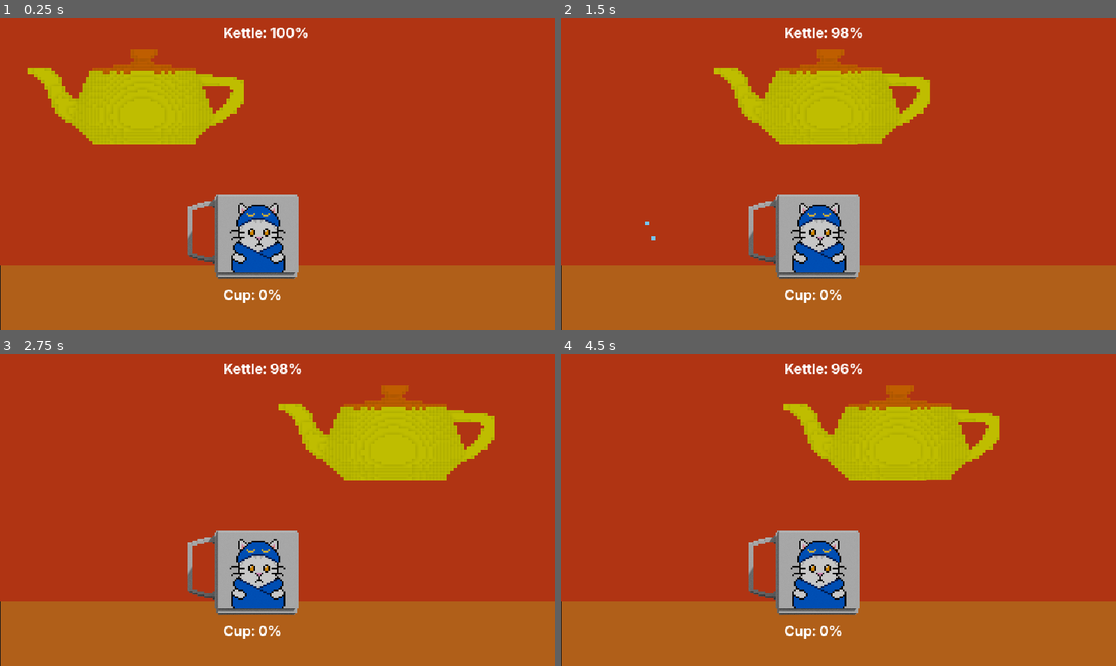
Above: before the commit, frames 1-4 (two rows, left to right).
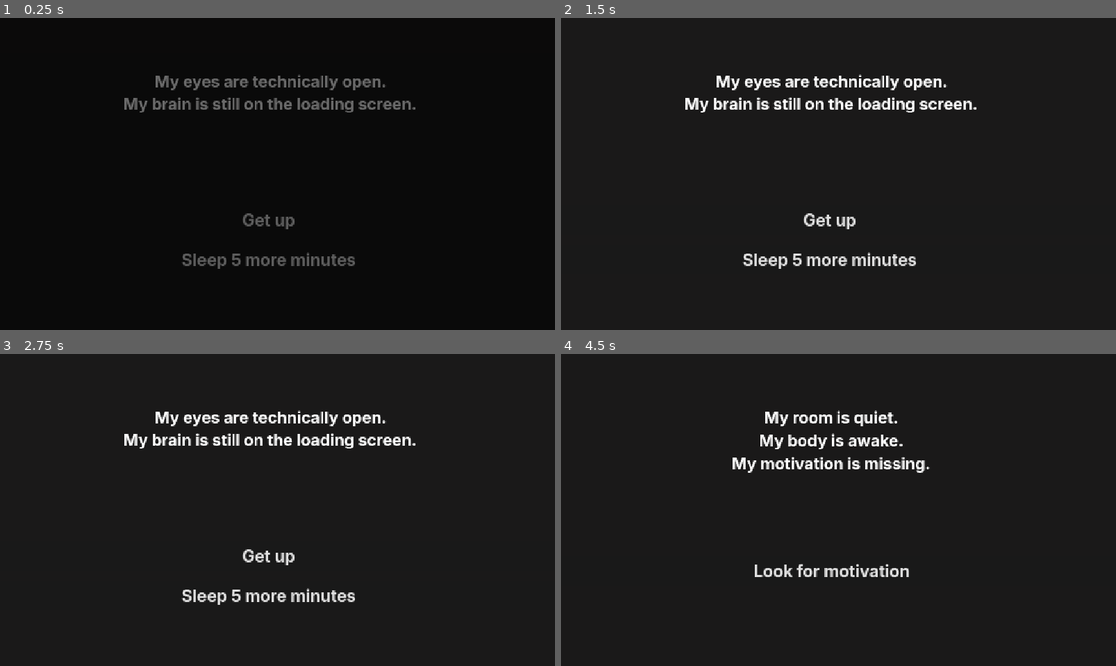
Above: after the commit, the same moments.

Repository: yaroslavprotsenko/GotodAssigment
Game: Godot game, scene res://game.tscn
Two runs of this game, one before a commit and one after it. Both use one fixed random seed, a clock stepped at 60 frames per second and the inputs below. Sound files missing from this copy of the repository are replaced by a short silence.
Inputs (mouse positions are in pixels of both pictures, inside the frame that each line leads up to):
- Up to frame 1 (0.25 s): no input
- Up to frame 2 (1.5 s): tap Enter at 0.5 s; move the mouse to (960, 158) at 0.52 s; hold D (turn_right) 0.53-1.28 s; tap Q at 0.6, 1.35 s; click (960, 158) at 0.67 s; tap Space at 0.77 s; move the mouse to (727, 189) at 1.27 s; hold S (move_backward) from 1.28 s (still down); click (727, 189) at 1.42 s
- Up to frame 3 (2.75 s): tap Space at 1.52 s; move the mouse to (333, 441) at 2.02 s; release S (move_backward) at 2.03 s; hold D (turn_right) from 2.03 s (still down); tap Q at 2.1 s; click (333, 441) at 2.17 s
- Up to frame 4 (4.5 s): move the mouse to (810, 572) at 2.77 s; release D (turn_right) at 2.78 s; hold W (move_forward) 2.78-3.53 s; tap Q at 2.85, 3.6 s; click (810, 572) at 2.92 s; tap Space at 3.02, 3.77 s; move the mouse to (1005, 556) at 3.52 s; hold A (turn_left) 3.53-4.25 s; click (1005, 556) at 3.67 s; click (832, 581) at 4.25 s, where only the run after the commit has a clickable "Pretend this is easy"

The runs differ from the first frame. In frame 1, 100% of the frame differs, in the area x 0-100%, y 0-100%; in frame 2, 100%; in frame 3, 100%; in frame 4, 100%.

Commit message:
Final Commit

Diff:
--- a/mygodotgame/3dScene.tscn
+++ b/mygodotgame/3dScene.tscn
@@ -15,7 +15,9 @@
 [ext_resource type="ArrayMesh" uid="uid://c0xo1tbxhcsqi" path="res://Models/3D Models/Window.obj" id="11_bqvq7"]
 [ext_resource type="ArrayMesh" uid="uid://cagwcdspsp3pw" path="res://Models/3D Models/floor.obj" id="13_pl84n"]
 [ext_resource type="ArrayMesh" uid="uid://dqwygoh6q3upk" path="res://Models/3D Models/teapot.obj" id="14_e4l38"]
+[ext_resource type="Script" uid="uid://d17cppmg44t5m" path="res://static_body_3d_13.gd" id="15_6h55m"]
 [ext_resource type="ArrayMesh" uid="uid://6k66npsxj3lg" path="res://Models/3D Models/Soup.obj" id="16_4ttdh"]
+[ext_resource type="PackedScene" uid="uid://c7q71mwjhkcy2" path="res://tea_mini_game.tscn" id="16_fkcd1"]
 [ext_resource type="ArrayMesh" uid="uid://0qud3xxb7ru7" path="res://Models/3D Models/Draw.obj" id="17_8whed"]
 [ext_resource type="ArrayMesh" uid="uid://bs7mbweetsgxd" path="res://Models/3D Models/Micro.obj" id="18_k15lg"]
 [ext_resource type="ArrayMesh" uid="uid://ccjkn7l5yq6md" path="res://Models/3D Models/untitled.obj" id="19_6spbj"]
@@ -24,6 +26,7 @@
 [ext_resource type="ArrayMesh" uid="uid://dk0vd7nvao3g4" path="res://Models/3D Models/Door.obj" id="22_5n1xt"]
 [ext_resource type="ArrayMesh" uid="uid://ctjvq2fys07iq" path="res://Models/3D Models/breadcutter.obj" id="23_6yshd"]
 [ext_resource type="ArrayMesh" uid="uid://s76qsb2ihljq" path="res://Models/3D Models/breadcutter2.obj" id="24_uwymm"]
+[ext_resource type="Script" uid="uid://d3uogs1e76q7f" path="res://door_interaction.gd" id="25_q0rd7"]
 [ext_resource type="ArrayMesh" uid="uid://dd3xjodk25dei" path="res://Models/3D Models/wall_instruments.obj" id="25_uwymm"]
 [ext_resource type="ArrayMesh" uid="uid://dyntqscqmycno" path="res://Models/3D Models/SHelf.obj" id="26_82ank"]
 [ext_resource type="ArrayMesh" uid="uid://f7g2q7vbwf4f" path="res://Models/3D Models/kilim.obj" id="27_4lrhb"]
@@ -97,11 +100,16 @@
 tonemap_mode = 3
 tonemap_exposure = 0.9
 tonemap_white = 1.85
-glow_enabled = true
 glow_intensity = 1.25
+
+[sub_resource type="BoxShape3D" id="BoxShape3D_kpglc"]
+size = Vector3(6.113159, 5.423462, 4.317627)
 
 [sub_resource type="BoxShape3D" id="BoxShape3D_li844"]
 size = Vector3(1.3139648, 0.82177734, 1)
+
+[sub_resource type="BoxShape3D" id="BoxShape3D_0i16e"]
+size = Vector3(1, 2.9160767, 0.73828125)
 
 [sub_resource type="BoxShape3D" id="BoxShape3D_fbejd"]
 size = Vector3(1.215, 1.575, 1)
@@ -423,9 +431,19 @@
 transform = Transform3D(6.115, 0, 0, 0, 6.115, 0, 0, 0, 6.115, -0.55420715, -0.6391783, -1.6626818)
 mesh = ExtResource("13_pl84n")
 
-[node name="Teapot" type="MeshInstance3D" parent="." unique_id=374487787]
+[node name="StaticBody3D13" type="StaticBody3D" parent="." unique_id=12422190 node_paths=PackedStringArray("right_mouse_image", "door_object")]
 transform = Transform3D(-0.08300264, 0, -0.118893065, 0, 0.145, 0, 0.118893065, 0, -0.08300264, 4.9165063, 1.9647927, 0.9445858)
+script = ExtResource("15_6h55m")
+right_mouse_image = NodePath("../UI/RightMouseImage")
+mini_game_scene = ExtResource("16_fkcd1")
+door_object = NodePath("../StaticBody3D14")
+
+[node name="Teapot" type="MeshInstance3D" parent="StaticBody3D13" unique_id=374487787]
 mesh = ExtResource("14_e4l38")
+
+[node name="CollisionShape3D" type="CollisionShape3D" parent="StaticBody3D13" unique_id=320615880]
+transform = Transform3D(1, 0, 0, 0, 1, 0, 0, 0, 1, -0.22466183, 2.21173, 0.0057353973)
+shape = SubResource("BoxShape3D_kpglc")
 
 [node name="Soup" type="MeshInstance3D" parent="." unique_id=1416547475]
 transform = Transform3D(-0.9363478, 0, 0.35107356, 0, 1, 0, -0.35107356, 0, -0.9363478, -2.2550626, 2.0822973, -5.2957625)
@@ -434,7 +452,7 @@
 [node name="StaticBody3D12" type="StaticBody3D" parent="." unique_id=822497272 node_paths=PackedStringArray("right_mouse_image", "bottom_text_object")]
 transform = Transform3D(-9.185406e-08, 1, 0, -2.101376, -4.371139e-08, 0, 0, 0, 2.3612173, -6.406304, 4.698725, -0.034256577)
 script = ExtResource("30_b2mbx")
-right_mouse_image = NodePath("../UI/TextureRect")
+right_mouse_image = NodePath("../UI/RightMouseImage")
 bottom_text_object = NodePath("../UI/Painting")
 
 [node name="Draw" type="MeshInstance3D" parent="StaticBody3D12" unique_id=1905398601]
@@ -461,9 +479,20 @@
 transform = Transform3D(0.06887143, 0, -0.52046293, 0, 0.5249999, 0, 0.52046293, 0, 0.06887143, -5.4669027, 2.3305185, -2.503533)
 mesh = ExtResource("21_5n1xt")
 
-[node name="Door" type="MeshInstance3D" parent="." unique_id=1401133929]
+[node name="StaticBody3D14" type="StaticBody3D" parent="." unique_id=1258659618 node_paths=PackedStringArray("right_mouse_image", "before_tea_text_object", "black_screen", "ending_label")]
 transform = Transform3D(-1.955523, 0, -2.1063917e-07, 0, 1.9987566, 0, 2.9527575e-07, 0, -1.3950001, -1.1760488, -0.014239937, 4.555029)
+script = ExtResource("25_q0rd7")
+right_mouse_image = NodePath("../UI/RightMouseImage")
+before_tea_text_object = NodePath("../UI/DoorBeforeTeaText")
+black_screen = NodePath("../UI/BlackScreen")
+ending_label = NodePath("../UI/EndingLabel")
+
+[node name="Door" type="MeshInstance3D" parent="StaticBody3D14" unique_id=1401133929]
 mesh = ExtResource("22_5n1xt")
+
+[node name="CollisionShape3D" type="CollisionShape3D" parent="StaticBody3D14" unique_id=606798496]
+transform = Transform3D(1, 0, 0, 0, 1, 0, 0, 0, 1, 0, 0.95803845, -0.16894531)
+shape = SubResource("BoxShape3D_0i16e")
 
 [node name="Breadcutter" type="MeshInstance3D" parent="." unique_id=2034673299]
 transform = Transform3D(1, 0, 0, 0, 0.19589475, -0.9806249, 0, 0.9806249, 0.19589475, 5.434817, 2.569733, -1.7480469)
@@ -508,7 +537,7 @@
 [node name="StaticBody3D3" type="StaticBody3D" parent="." unique_id=167705422 node_paths=PackedStringArray("right_mouse_image", "bottom_text_object")]
 transform = Transform3D(0.12853765, 0, 0.019444074, 0, 0.13, 0, -0.019444074, 0, 0.12853765, -5.052033, 2.0831194, 4.1534715)
 script = ExtResource("30_b2mbx")
-right_mouse_image = NodePath("../UI/TextureRect")
+right_mouse_image = NodePath("../UI/RightMouseImage")
 bottom_text_object = NodePath("../UI/SteamDeck")
 
 [node name="SteamDeck" type="MeshInstance3D" parent="StaticBody3D3" unique_id=1245395575]
@@ -522,7 +551,7 @@
 [node name="StaticBody3D7" type="StaticBody3D" parent="." unique_id=1324516246 node_paths=PackedStringArray("right_mouse_image", "bottom_text_object")]
 transform = Transform3D(-1.8128063e-09, -0.055, 2.4041384e-09, 0.0064807953, -2.6009976e-09, -0.05461684, 0.05461684, -1.5168922e-09, 0.0064807953, 4.2133317, 3.6682148, -2.4664686)
 script = ExtResource("30_b2mbx")
-right_mouse_image = NodePath("../UI/TextureRect")
+right_mouse_image = NodePath("../UI/RightMouseImage")
 bottom_text_object = NodePath("../UI/CHARK")
 
 [node name="Chark" type="MeshInstance3D" parent="StaticBody3D7" unique_id=670510624]
@@ -536,7 +565,7 @@
 [node name="StaticBody3D10" type="StaticBody3D" parent="." unique_id=1517298378 node_paths=PackedStringArray("right_mouse_image", "bottom_text_object")]
 transform = Transform3D(-1.8128045e-09, -0.055, 2.4041285e-09, -0.0056220707, -2.2062316e-09, -0.054711897, 0.054711897, -2.0490578e-09, -0.0056220707, 4.2133317, 2.7039127, -2.7744133)
 script = ExtResource("30_b2mbx")
-right_mouse_image = NodePath("../UI/TextureRect")
+right_mouse_image = NodePath("../UI/RightMouseImage")
 bottom_text_object = NodePath("../UI/GHARK")
 
 [node name="Chark2" type="MeshInstance3D" parent="StaticBody3D10" unique_id=530843683]
@@ -550,7 +579,7 @@
 [node name="StaticBody3D11" type="StaticBody3D" parent="." unique_id=966060172 node_paths=PackedStringArray("right_mouse_image", "bottom_text_object")]
 transform = Transform3D(0.035213824, 0, -0.077362694, 0, 0.085, 0, 0.077362694, 0, 0.035213824, 4.770098, 1.9884448, -0.7447704)
 script = ExtResource("30_b2mbx")
-right_mouse_image = NodePath("../UI/TextureRect")
+right_mouse_image = NodePath("../UI/RightMouseImage")
 bottom_text_object = NodePath("../UI/Mug")
 
 [node name="Cat" type="MeshInstance3D" parent="StaticBody3D11" unique_id=1958867169]
@@ -564,7 +593,7 @@
 [node name="StaticBody3D6" type="StaticBody3D" parent="." unique_id=1823471787 node_paths=PackedStringArray("right_mouse_image", "bottom_text_object")]
 transform = Transform3D(-0.08225611, 0.03527856, 0.009452858, 3.7999768e-09, 0.023293715, -0.08693333, -0.036523044, -0.0794533, -0.02128945, -4.9865527, 3.6232023, 4.427402)
 script = ExtResource("30_b2mbx")
-right_mouse_image = NodePath("../UI/TextureRect")
+right_mouse_image = NodePath("../UI/RightMouseImage")
 bottom_text_object = NodePath("../UI/Book")
 
 [node name="Book" type="MeshInstance3D" parent="StaticBody3D6" unique_id=1085960135]
@@ -578,7 +607,7 @@
 [node name="StaticBody3D9" type="StaticBody3D" parent="." unique_id=691068818 node_paths=PackedStringArray("right_mouse_image", "bottom_text_object")]
 transform = Transform3D(0.0036531526, -0.013633753, -0.35972318, 0.3599727, 0.0026685297, 0.0035545467, 0.0025318936, -0.359732, 0.013659796, -4.941408, 2.2648911, 2.210226)
 script = ExtResource("30_b2mbx")
-right_mouse_image = NodePath("../UI/TextureRect")
+right_mouse_image = NodePath("../UI/RightMouseImage")
 bottom_text_object = NodePath("../UI/Banana")
 
 [node name="Banana" type="MeshInstance3D" parent="StaticBody3D9" unique_id=287536347]
@@ -639,7 +668,7 @@
 
 [node name="UI" type="CanvasLayer" parent="." unique_id=1460998398]
 
-[node name="TextureRect" type="TextureRect" parent="UI" unique_id=1032653409]
+[node name="RightMouseImage" type="TextureRect" parent="UI" unique_id=1032653409]
 visible = false
 offset_left = 897.0
 offset_top = 500.0
@@ -718,3 +747,27 @@
 text = "Exactly what I do not need first thing in the morning."
 horizontal_alignment = 1
 vertical_alignment = 1
+
+[node name="DoorBeforeTeaText" type="Label" parent="UI" unique_id=1778134883]
+visible = false
+offset_top = 986.0
+offset_right = 1280.0
+offset_bottom = 1029.0
+scale = Vector2(1.5, 1.5)
+text = "DoorBeforeTeaText"
+horizontal_alignment = 1
+vertical_alignment = 1
+
+[node name="BlackScreen" type="ColorRect" parent="UI" unique_id=372995888]
+visible = false
+offset_right = 1923.0
+offset_bottom = 1081.0
+color = Color(0, 0, 0, 1)
+
+[node name="EndingLabel" type="Label" parent="UI" unique_id=1701906504]
+visible = false
+offset_right = 862.9214
+offset_bottom = 485.8427
+scale = Vector2(2.225, 2.225)
+horizontal_alignment = 1
+vertical_alignment = 1
--- /dev/null
+++ b/mygodotgame/door_interaction.gd
@@ -0,0 +1,137 @@
+extends StaticBody3D
+
+@export var right_mouse_image: Control
+
+@export var before_tea_text_object: Control
+
+@export var black_screen: Control
+@export var ending_label: Label
+
+@export var text_show_time := 3.5
+
+@export var ending_text := "I finally left for university. Unfortunately, on the way there, I was hit by a car. The end."
+
+var mouse_inside := false
+var text_is_showing := false
+var tea_finished := false
+var ending_started := false
+
+var hide_timer: Timer
+
+
+func _ready() -> void:
+	input_ray_pickable = true
+
+	mouse_entered.connect(_on_mouse_entered)
+	mouse_exited.connect(_on_mouse_exited)
+
+	hide_timer = Timer.new()
+	hide_timer.one_shot = true
+	add_child(hide_timer)
+	hide_timer.timeout.connect(_hide_before_tea_text)
+
+	if right_mouse_image != null:
+		right_mouse_image.visible = false
+
+	if before_tea_text_object != null:
+		before_tea_text_object.visible = false
+
+	if black_screen != null:
+		black_screen.visible = false
+
+	if ending_label != null:
+		ending_label.visible = false
+
+
+func _input(event: InputEvent) -> void:
+	if mouse_inside == false:
+		return
+
+	if text_is_showing:
+		return
+
+	if ending_started:
+		return
+
+	if event is InputEventMouseButton:
+		if event.button_index == MOUSE_BUTTON_RIGHT and event.pressed:
+			interact_with_door()
+
+
+func interact_with_door() -> void:
+	if right_mouse_image != null:
+		right_mouse_image.visible = false
+
+	if tea_finished == false:
+		show_before_tea_text()
+	else:
+		start_ending()
+
+
+func unlock_after_tea() -> void:
+	tea_finished = true
+
+	if before_tea_text_object != null:
+		before_tea_text_object.visible = false
+
+	if right_mouse_image != null:
+		right_mouse_image.visible = false
+
+
+func show_before_tea_text() -> void:
+	if before_tea_text_object == null:
+		return
+
+	text_is_showing = true
+	before_tea_text_object.visible = true
+
+	hide_timer.stop()
+	hide_timer.wait_time = text_show_time
+	hide_timer.start()
+
+
+func _hide_before_tea_text() -> void:
+	text_is_showing = false
+
+	if before_tea_text_object != null:
+		before_tea_text_object.visible = false
+
+	if mouse_inside and right_mouse_image != null and ending_started == false:
+		right_mouse_image.visible = true
+
+
+func start_ending() -> void:
+	ending_started = true
+
+	if right_mouse_image != null:
+		right_mouse_image.visible = false
+
+	if before_tea_text_object != null:
+		before_tea_text_object.visible = false
+
+	if black_screen != null:
+		black_screen.visible = true
+
+	if ending_label != null:
+		ending_label.text = ending_text
+		ending_label.visible = true
+
+
+func _on_mouse_entered() -> void:
+	mouse_inside = true
+
+	if text_is_showing:
+		return
+
+	if ending_started:
+		return
+
+	if right_mouse_image != null:
+		right_mouse_image.visible = true
+
+
+func _on_mouse_exited() -> void:
+	mouse_inside = false
+
+	if right_mouse_image != null:
+		right_mouse_image.visible = false
--- a/mygodotgame/game.tscn
+++ b/mygodotgame/game.tscn
@@ -32,4 +32,5 @@
 animation_time = 0.4
 
 [node name="TeaMiniGame" parent="." unique_id=83147994 instance=ExtResource("5_7jktm")]
+visible = false
 pouring_speed = 300.0
--- a/mygodotgame/project.godot
+++ b/mygodotgame/project.godot
@@ -55,3 +55,5 @@
 
 textures/canvas_textures/default_texture_filter=0
 rendering_device/driver.windows="d3d12"
+renderer/rendering_method="gl_compatibility"
+renderer/rendering_method.mobile="gl_compatibility"
--- /dev/null
+++ b/mygodotgame/static_body_3d_13.gd
@@ -0,0 +1,81 @@
+extends StaticBody3D
+
+@export var right_mouse_image: Control
+@export var mini_game_scene: PackedScene
+@export var door_object: Node
+
+var mouse_inside := false
+var mini_game_open := false
+var already_used := false
+
+
+func _ready() -> void:
+	input_ray_pickable = true
+
+	mouse_entered.connect(_on_mouse_entered)
+	mouse_exited.connect(_on_mouse_exited)
+
+	if right_mouse_image != null:
+		right_mouse_image.visible = false
+
+
+func _input(event: InputEvent) -> void:
+	if already_used:
+		return
+
+	if mouse_inside == false:
+		return
+
+	if mini_game_open:
+		return
+
+	if event is InputEventMouseButton:
+		if event.button_index == MOUSE_BUTTON_RIGHT and event.pressed:
+			start_mini_game()
+
+
+func start_mini_game() -> void:
+	if mini_game_scene == null:
+		print("Mini game scene is not assigned.")
+		return
+
+	already_used = true
+	mini_game_open = true
+	input_ray_pickable = false
+
+	if right_mouse_image != null:
+		right_mouse_image.visible = false
+
+	var mini_game = mini_game_scene.instantiate()
+	get_tree().current_scene.add_child(mini_game)
+
+	await mini_game.tree_exited
+
+	mini_game_open = false
+
+	if right_mouse_image != null:
+		right_mouse_image.visible = false
+
+	if door_object != null:
+		if door_object.has_method("unlock_after_tea"):
+			door_object.unlock_after_tea()
+
+
+func _on_mouse_entered() -> void:
+	mouse_inside = true
+
+	if already_used:
+		return
+
+	if mini_game_open:
+		return
+
+	if right_mouse_image != null:
+		right_mouse_image.visible = true
+
+
+func _on_mouse_exited() -> void:
+	mouse_inside = false
+
+	if right_mouse_image != null:
+		right_mouse_image.visible = false
--- a/mygodotgame/tea_mini_game.gd
+++ b/mygodotgame/tea_mini_game.gd
@@ -21,8 +21,12 @@
 
 @export var cup_size := Vector2(130, 90)
 
-@export var close_delay := 1.2
-@export var scene_after_close := ""
+@export var intro_fade_time := 0.6
+@export var result_fade_time := 0.5
+@export var result_show_time := 3.0
+
+@export var win_text := "This tea was perfect. I am ready for a great day."
+@export var lose_text := "The day starts on a bad note. As always, it will probably be terrible."
 
 @onready var kettle: Sprite2D = $KettleImage
 @onready var cup: Sprite2D = $CupImage
@@ -31,8 +35,13 @@
 @onready var kettle_percent_label: Label = $KettlePercentLabel
 @onready var cup_percent_label: Label = $CupPercentLabel
 
+@onready var black_screen: ColorRect = $UI/BlackScreen
+@onready var result_label: Label = $UI/ResultLabel
+
 var direction := 1.0
 var spawn_timer := 0.0
+
+var game_started := false
 var is_finished := false
 
 var kettle_water := 0.0
@@ -45,10 +54,29 @@
 	kettle_water = kettle_start_water
 	cup_water = 0.0
 
+	result_label.visible = false
+
+	black_screen.visible = true
+	black_screen.modulate.a = 1.0
+
 	update_ui()
+	start_intro()
+
+
+func start_intro() -> void:
+	var tween = create_tween()
+	tween.tween_property(black_screen, "modulate:a", 0.0, intro_fade_time)
+
+	await tween.finished
+
+	black_screen.visible = false
+	game_started = true
 
 
 func _process(delta: float) -> void:
+	if game_started == false:
+		return
+
 	if is_finished:
 		update_drops(delta)
 		return
@@ -181,13 +209,20 @@
 	is_finished = true
 
 	if success:
-		print("Tea mini game success.")
+		result_label.text = win_text
 	else:
-		print("Tea mini game failed.")
-
-	await get_tree().create_timer(close_delay).timeout
-
-	if scene_after_close != "":
-		get_tree().change_scene_to_file(scene_after_close)
-	else:
-		queue_free()
+		result_label.text = lose_text
+
+	black_screen.visible = true
+	black_screen.modulate.a = 0.0
+
+	var tween = create_tween()
+	tween.tween_property(black_screen, "modulate:a", 1.0, result_fade_time)
+
+	await tween.finished
+
+	result_label.visible = true
+
+	await get_tree().create_timer(result_show_time).timeout
+
+	queue_free()
--- a/mygodotgame/tea_mini_game.tscn
+++ b/mygodotgame/tea_mini_game.tscn
@@ -8,8 +8,10 @@
 
 [node name="TeaMiniGame" type="Node2D" unique_id=83147994]
 script = ExtResource("1_5myd8")
+normal_speed = 450.0
+pouring_speed = 350.0
 pour_tilt_degrees = -45.0
-scene_after_close = "res://game.tscn"
+kettle_start_water = 200.0
 
 [node name="Backround" type="TextureRect" parent="." unique_id=1981950397]
 offset_left = 3.0
@@ -53,3 +55,18 @@
 offset_bottom = 41.260002
 scale = Vector2(3, 3)
 text = "Water: 30"
+
+[node name="UI" type="CanvasLayer" parent="." unique_id=937613486]
+
+[node name="BlackScreen" type="ColorRect" parent="UI" unique_id=1898174085]
+offset_right = 1923.0
+offset_bottom = 1081.0
+color = Color(0, 0, 0, 1)
+
+[node name="ResultLabel" type="Label" parent="UI" unique_id=1474488810]
+visible = false
+offset_right = 862.9214
+offset_bottom = 485.8427
+scale = Vector2(2.225, 2.225)
+horizontal_alignment = 1
+vertical_alignment = 1
Binary file changed: mygodotgame/DarkOrange-Red.png
Binary file added: mygodotgame/HTML/Mygodotgame.apple-touch-icon.png
Not shown, added: mygodotgame/HTML/Mygodotgame.apple-touch-icon.png.import
Binary file added: mygodotgame/HTML/Mygodotgame.icon.png
Not shown, added: mygodotgame/HTML/Mygodotgame.icon.png.import
Binary file added: mygodotgame/HTML/Mygodotgame.png
Not shown, added: mygodotgame/HTML/Mygodotgame.png.import
Binary file added: mygodotgame/Mygodotgame.apple-touch-icon.png
Not shown, added: mygodotgame/Mygodotgame.apple-touch-icon.png.import
Binary file added: mygodotgame/Mygodotgame.icon.png
Not shown, added: mygodotgame/Mygodotgame.icon.png.import
Binary file added: mygodotgame/Mygodotgame.png
(and 18 more such lines)
